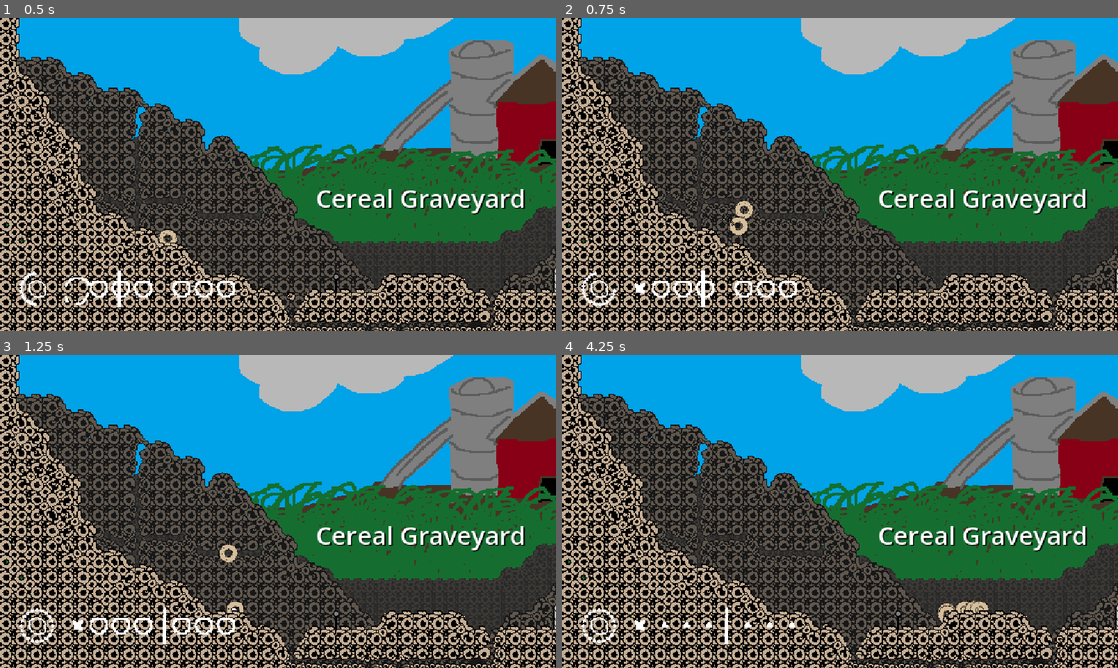
Above: before the commit, frames 1-4 (two rows, left to right).
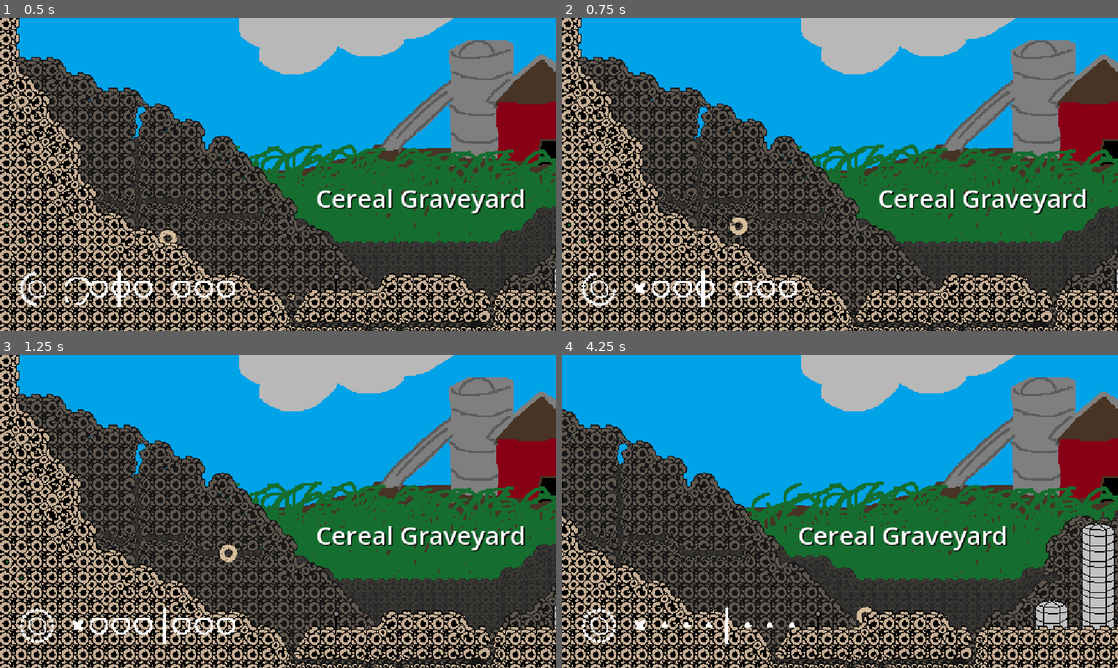
Above: after the commit, the same moments.

Repository: Roboticy3/GMTK2025
Game: Godot game, scene res://levels/test.tscn
The game is run twice, just before and just after one commit, with the same random seed, the same clock (stepped at 60 frames per second) and the same inputs.
Inputs:
- Up to frame 1 (0.5 s): no input
- Up to frame 2 (0.75 s): tap Enter (ui_accept) at 0.5 s; hold Right (ui_right) from 0.53 s (still down); tap 4 at 0.6 s
- Up to frame 3 (1.25 s): keep holding Right (ui_right); tap Enter (ui_accept) at 0.77 s
- Up to frame 4 (4.25 s): tap Shift (grab) at 1.35 s; tap Enter (ui_accept) at 1.52, 3.02, 3.77 s; tap 4 at 1.55, 2.3, 2.85, 3.8 s; release Right (ui_right) at 2.03 s; hold Left (ui_left) 2.03-2.78 s; tap X (throw) at 2.1 s; hold Right (ui_right) from 2.78 s (still down); tap 1 at 3.6 s

Frame 1 is identical in both runs. In frame 2, 0.1% of the frame differs, in the area x 31-35%, y 58-65%; in frame 3, less than 0.1%; in frame 4, 38%, in the area x 0-100%, y 0-100%.

Commit message:
fix doubled players

Diff:
--- a/game_manager.gd
+++ b/game_manager.gd
@@ -101,6 +101,7 @@
 	var current_player = get_current_player()
 	if is_instance_valid(current_player):
 		current_player.get_node("Hand").drop_held()
+		current_player.queue_free()
 
 	await get_tree().process_frame
 
--- /dev/null
+++ b/items/fruit/fruit_profile.tres
@@ -0,0 +1,9 @@
+[gd_resource type="Resource" script_class="PickableProfile" load_steps=2 format=3 uid="uid://bxhqde8eii2pw"]
+
+[ext_resource type="Script" uid="uid://uwu5h7oj401a" path="res://progress/pickable_profile.gd" id="1_ta23g"]
+
+[resource]
+script = ExtResource("1_ta23g")
+spawners = Dictionary[NodePath, int]({})
+age_probabilities = [1.0, 0.01, 0.1, 1.0]
+metadata/_custom_type_script = "uid://uwu5h7oj401a"
--- /dev/null
+++ b/items/spooear/spooear_profile.tres
@@ -0,0 +1,9 @@
+[gd_resource type="Resource" script_class="PickableProfile" load_steps=2 format=3 uid="uid://ce6l2mll4vj4j"]
+
+[ext_resource type="Script" uid="uid://uwu5h7oj401a" path="res://progress/pickable_profile.gd" id="1_4e768"]
+
+[resource]
+script = ExtResource("1_4e768")
+spawners = Dictionary[NodePath, int]({})
+age_probabilities = [1.0, 0.1, 0.1, 0.1, 0.1, 1.0]
+metadata/_custom_type_script = "uid://uwu5h7oj401a"
--- a/progress/world_profile.gd
+++ b/progress/world_profile.gd
@@ -29,8 +29,8 @@
 		tree.current_scene.add_child(l)
 #endregion
 
-@export var fruit_data := PickableProfile.new()
-@export var spooear_data := PickableProfile.new()
+@export var fruit_data := preload("res://items/fruit/fruit_profile.tres") as PickableProfile
+@export var spooear_data := preload("res://items/spooear/spooear_profile.tres") as PickableProfile
 
 func all_cycle_fail(tree:SceneTree):
 	loose_reload(tree, &"Loose")
--- a/project.godot
+++ b/project.godot
@@ -10,7 +10,7 @@
 
 [application]
 
-config/name="GMTK 2025"
+config/name="GrainWorld"
 run/main_scene="uid://nrfewe1hafie"
 config/features=PackedStringArray("4.4", "Forward Plus")
 config/icon="res://icon.svg"
--- a/ui/ascension.tscn
+++ b/ui/ascension.tscn
@@ -1134,9 +1134,9 @@
 [node name="TextureRect" type="TextureRect" parent="Control/Ascension"]
 layout_mode = 1
 offset_left = 323.0
-offset_top = -19.0
+offset_top = -30.0
 offset_right = 449.0
-offset_bottom = 45.0
+offset_bottom = 34.0
 rotation = 1.5708
 texture = ExtResource("5_8b5i4")
 
